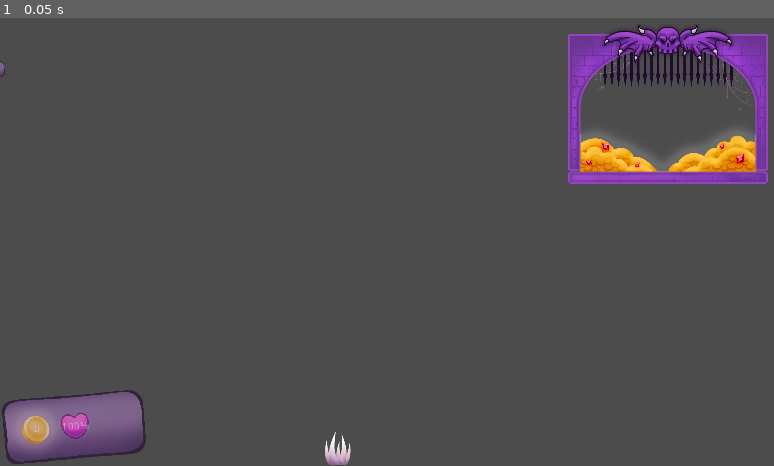
Above: before the commit, frame 1.
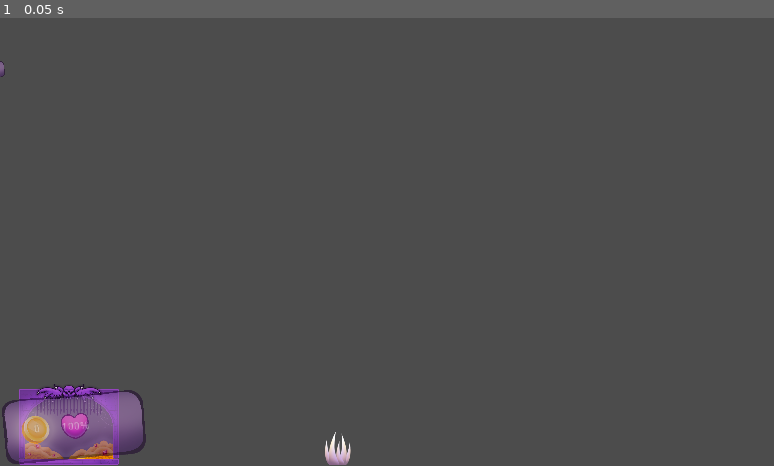
Above: after the commit, the same moment.

Repository: jneen/mini-jam-gold
Game: Godot game, scene res://src/scenes/game/game.tscn
The game is run twice, just before and just after one commit, with the same random seed, the same clock (stepped at 60 frames per second) and the same inputs. This scene is started directly instead of the project's main scene.
Inputs:
- Up to frame 1 (0.05 s): no input

The runs differ from the first frame. In frame 1, 6.3% of the frame differs, in the area x 2-100%, y 1-100%.

Commit message:
add music!

Diff:
--- a/src/scenes/game/game.tscn
+++ b/src/scenes/game/game.tscn
@@ -1,9 +1,10 @@
-[gd_scene load_steps=8 format=2]
+[gd_scene load_steps=9 format=2]
 
 [ext_resource path="res://src/scenes/game/player.tscn" type="PackedScene" id=1]
 [ext_resource path="res://assets/props/treasury.png" type="Texture" id=2]
 [ext_resource path="res://src/scenes/props/spikes.tscn" type="PackedScene" id=3]
 [ext_resource path="res://src/scenes/game/HUD.tscn" type="PackedScene" id=4]
+[ext_resource path="res://assets/sounds/60s.mp3" type="AudioStream" id=5]
 
 [sub_resource type="TileSet" id=1]
 
@@ -26,7 +27,8 @@
 format = 1
 
 [node name="treasury" type="Sprite" parent="Room/Map"]
-position = Vector2( 3586, 721 )
+position = Vector2( 515.353, 2358.35 )
+scale = Vector2( 0.501924, 0.503472 )
 texture = ExtResource( 2 )
 
 [node name="Spikes" parent="Room/Map" instance=ExtResource( 3 )]
@@ -68,3 +70,7 @@
 [node name="CL" type="CanvasLayer" parent="Cam"]
 
 [node name="HUD" parent="Cam/CL" instance=ExtResource( 4 )]
+
+[node name="AudioStreamPlayer" type="AudioStreamPlayer" parent="."]
+stream = ExtResource( 5 )
+autoplay = true
Not shown, added: assets/sounds/60s.mp3.import
Not shown, added: assets/sounds/60s.mp3
